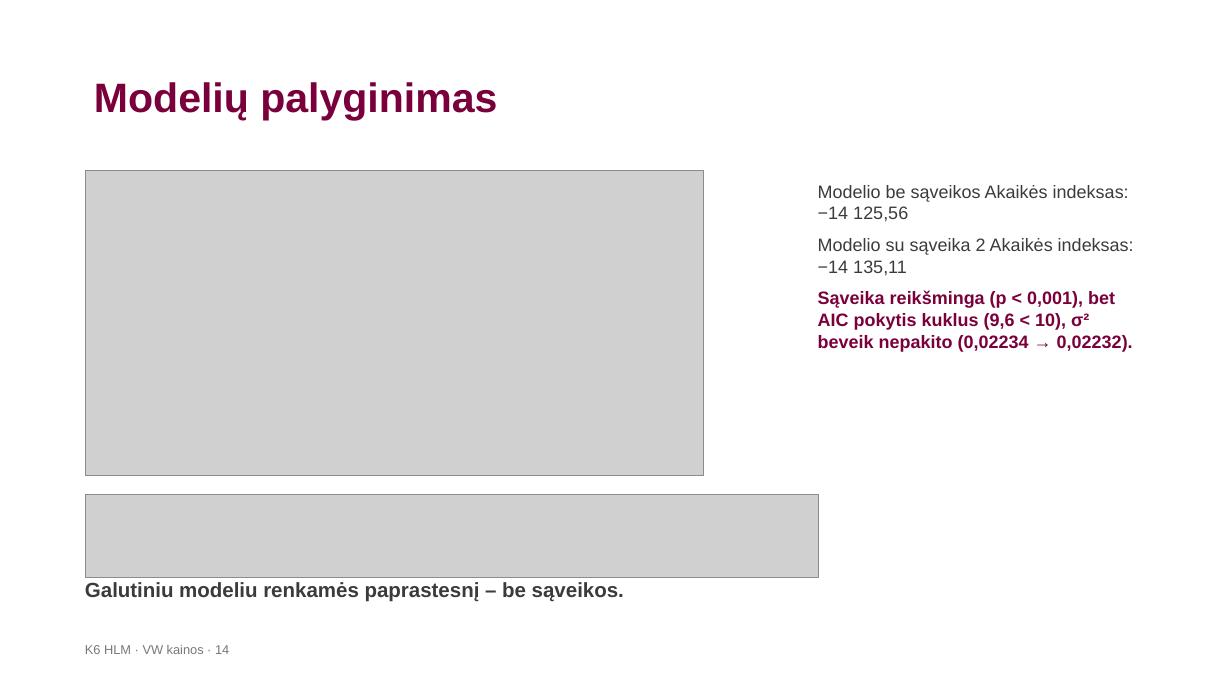
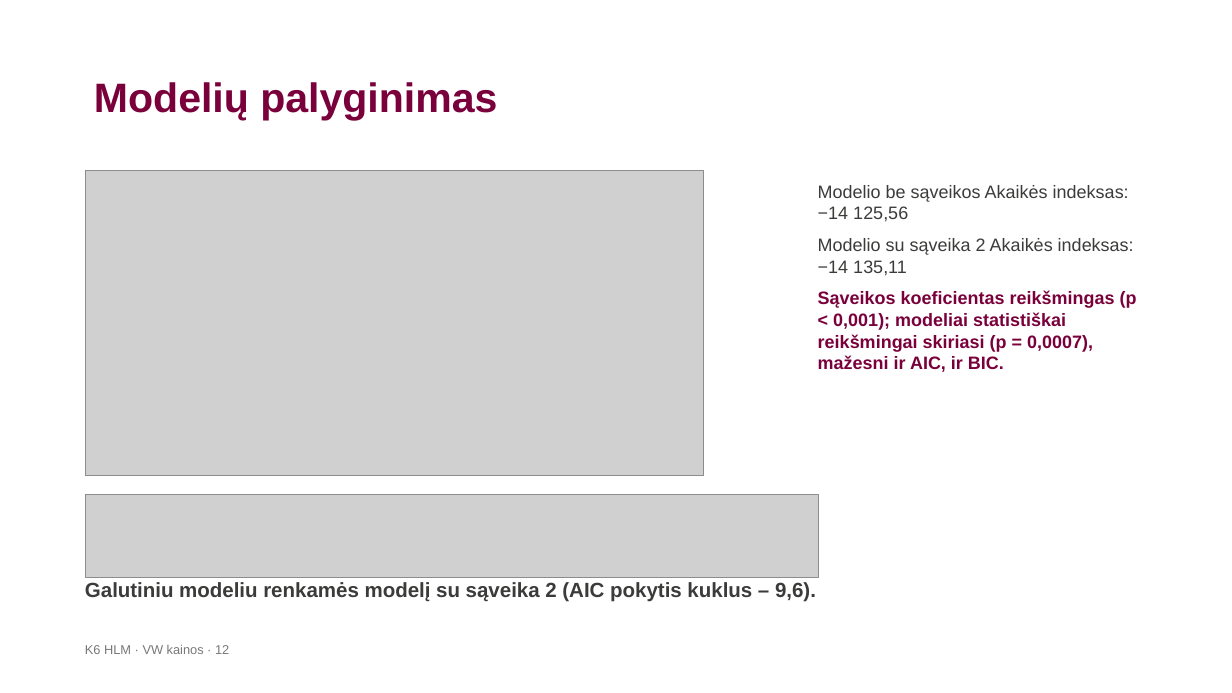
Before and after one commit to LidijaPu/K6, a slide deck: slide 12 of K6_HLM_VW_pristatymas.pptx (slide 14 before the commit). Drawn at 1232x693 pixels with LibreOffice and Linux fonts; fonts in the diff are those of the drawing; grey boxes stand for pictures; background and template pictures are left out. Boxes give left, top, right and bottom in pixels: in the first picture for what was removed or moved away, otherwise in the second. Text is boxed around its words. In the diff, an @@ line names an element or a change of style, - is before the commit and + after.

```diff
--- a/K6_HLM_VW_pristatymas.pptx
+++ b/K6_HLM_VW_pristatymas.pptx
@@ text at <box>818,291,1137,372</box>: text changed @@
-Sąveika reikšminga (p < 0,001), bet AIC pokytis kuklus (9,6 < 10), σ² beveik nepakito (0,02234 → 0,02232).
+Sąveikos koeficientas reikšmingas (p < 0,001); modeliai statistiškai reikšmingai skiriasi (p = 0,0007), mažesni ir AIC, ir BIC.
@@ text at <box>85,582,816,602</box>: text changed @@
-Galutiniu modeliu renkamės paprastesnį – be sąveikos.
+Galutiniu modeliu renkamės modelį su sąveika 2 (AIC pokytis kuklus – 9,6).
@@ text at <box>85,644,229,654</box>: text changed @@
-K6 HLM · VW kainos · 14
+K6 HLM · VW kainos · 12
```
Also in this commit, not shown: 8 other slides changed, 1 slide added, 3 other files.
